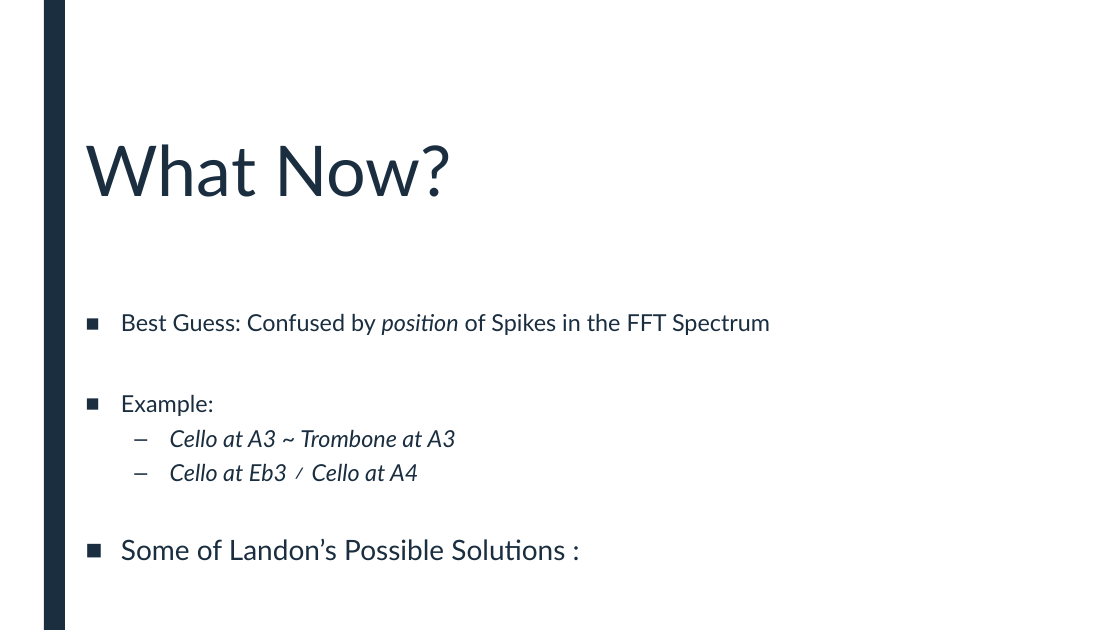
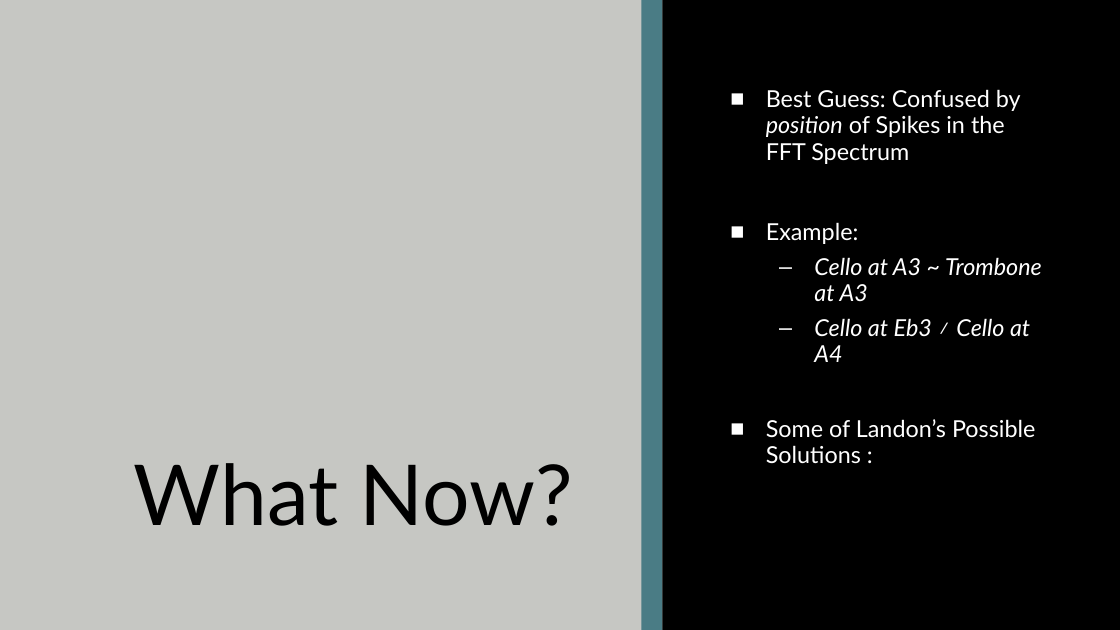
Before and after one commit to landonbuell/Buell-Senior-Thesis, a slide deck: slide 29 of Presentations/8_Jan_2020.pptx. Drawn at 1120x630 pixels with LibreOffice and Linux fonts; fonts in the diff are those of the drawing. Boxes give left, top, right and bottom in pixels: in the first picture for what was removed or moved away, otherwise in the second. Text is boxed around its words. In the diff, an @@ line names an element or a change of style, - is before the commit and + after.

```diff
--- a/Presentations/8_Jan_2020.pptx
+++ b/Presentations/8_Jan_2020.pptx
@@ background #FFFFFF to #424F5F @@
@@ rectangle added at (0, 0, 1120, 630), fill #C6C7C3 @@
@@ rectangle at (44, 0, 65, 630): fill #1A2E40 to #EBE7DD @@
@@ rectangle added at (642, 0, 663, 630), fill #4A7C85 @@
@@ rectangle added at (663, 0, 1120, 630), fill #000000 @@
@@ title "What Now?": place and size @@
-title "What Now?" at (86, 144, 452, 197)
+title "What Now?" at (134, 463, 573, 526)
@@ title "What Now?" at (134, 463, 573, 526): size 60 to 72 pt, text colour #1A2E40 to #000000; alignment left to right @@
@@ text "Best Guess: Confused by position ...": place and size @@
-text "Best Guess: Confused by position ..." at (121, 313, 770, 561)
+text "Best Guess: Confused by position ..." at (766, 89, 1042, 464)
@@ text "Best Guess: Confused by position ..." at (766, 89, 1042, 464): text colour #1A2E40 to #FFFFFF; size 24 to 20 pt in "Some of Landon’s Possible Solutions :" @@
```
Also in this commit, not shown: 19 other slides changed, 2 other files.
